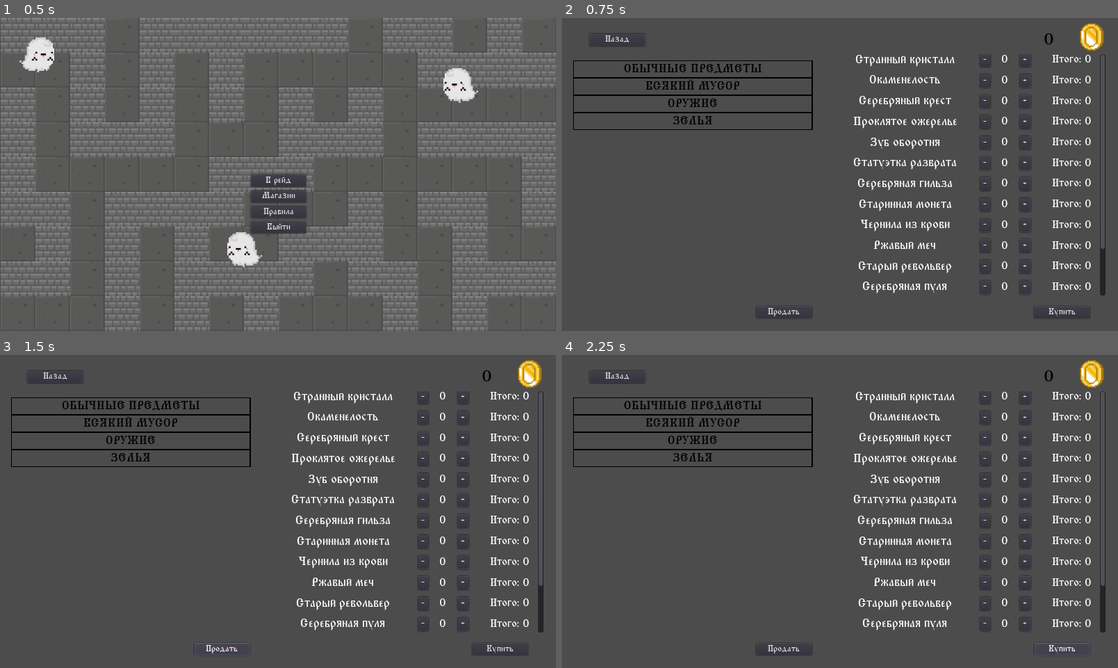
Above: before the commit, frames 1-4 (two rows, left to right).
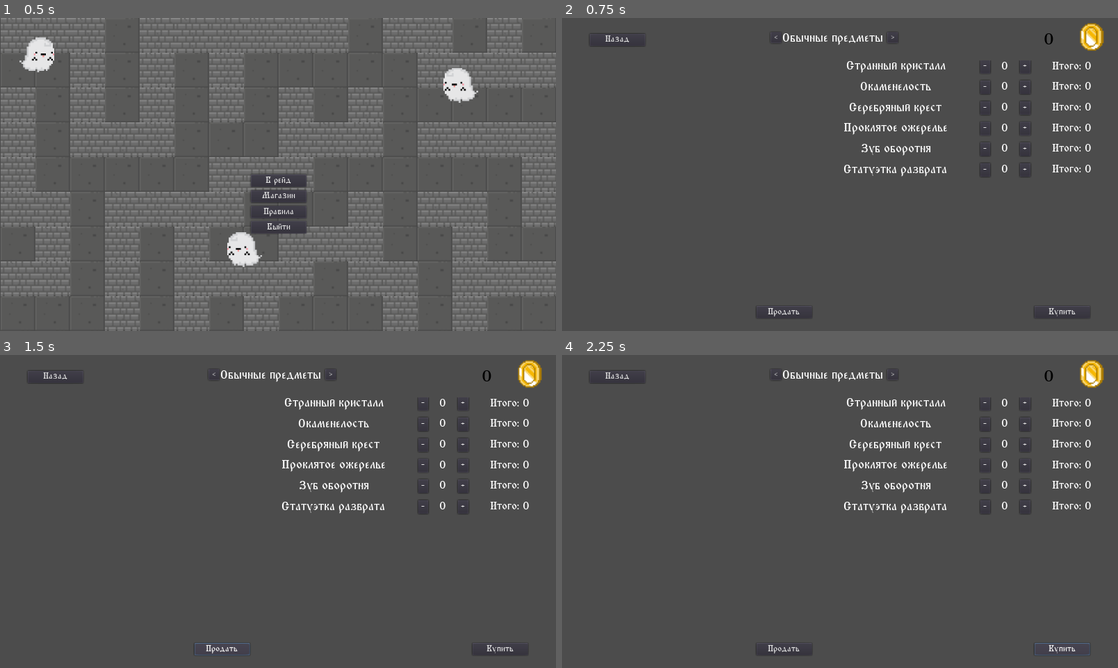
Above: after the commit, the same moments.

Repository: Fuuulkrum7/Maze_2D
Game: Godot game, scene res://Scenes/Menu.tscn
Two runs of this game, one before a commit and one after it. Both use one fixed random seed, a clock stepped at 60 frames per second and the inputs below.
Inputs:
- Up to frame 1 (0.5 s): no input
- Up to frame 2 (0.75 s): click "Магазин" at 0.5 s
- Up to frame 3 (1.5 s): click "Продать" at 1.25 s
- Up to frame 4 (2.25 s): click "Купить" at 2 s

Frame 1 is identical in both runs. In frame 2, 6.8% of the frame differs, in the area x 2-98%, y 4-89%; in frame 3, 6.8%; in frame 4, 6.8%.
Error before the commit: Invalid get index '0' (on base: 'Array'). (res://Scripts/Shop.gd:82)

Commit message:
Пофиксил баги, изменил структуру магазина

Diff:
--- a/Scenes/Shop.tscn
+++ b/Scenes/Shop.tscn
@@ -1,8 +1,9 @@
-[gd_scene load_steps=10 format=2]
+[gd_scene load_steps=11 format=2]
 
 [ext_resource path="res://Fonts/TriodPostnaja.ttf" type="DynamicFontData" id=1]
 [ext_resource path="res://Sprites/Coin.png" type="Texture" id=2]
 [ext_resource path="res://Scripts/Shop.gd" type="Script" id=3]
+[ext_resource path="res://Scenes/Type_Of_Item.tscn" type="PackedScene" id=4]
 
 [sub_resource type="DynamicFont" id=1]
 font_data = ExtResource( 1 )
@@ -77,6 +78,12 @@
 "_edit_use_anchors_": false
 }
 
+[node name="Type_Of_Item" parent="." instance=ExtResource( 4 )]
+margin_left = 406.0
+margin_top = 26.0
+margin_right = 587.0
+margin_bottom = 49.0
+
 [node name="Scroll" type="ScrollContainer" parent="."]
 margin_left = 21.0
 margin_top = 78.0
@@ -91,9 +98,9 @@
 
 [node name="Scroll2" type="ScrollContainer" parent="."]
 margin_left = 518.0
-margin_top = 66.0
+margin_top = 77.9055
 margin_right = 1002.0
-margin_bottom = 512.0
+margin_bottom = 523.906
 __meta__ = {
 "_edit_use_anchors_": false
 }
@@ -123,4 +130,5 @@
 [connection signal="pressed" from="Exit" to="." method="_on_Exit_pressed"]
 [connection signal="pressed" from="Cell" to="." method="_on_Cell_pressed"]
 [connection signal="pressed" from="Buy" to="." method="_on_Buy_pressed"]
+[connection signal="type_changed" from="Type_Of_Item" to="." method="_on_Type_Of_Item_type_changed"]
 [connection signal="price_changed" from="Scroll2/Container" to="." method="_On_Price_changed"]
--- /dev/null
+++ b/Scenes/Type_Of_Item.tscn
@@ -0,0 +1,80 @@
+[gd_scene load_steps=4 format=2]
+
+[ext_resource path="res://Fonts/TriodPostnaja.ttf" type="DynamicFontData" id=1]
+
+[sub_resource type="DynamicFont" id=1]
+size = 22
+font_data = ExtResource( 1 )
+
+[sub_resource type="GDScript" id=2]
+script/source = "extends Label
+
+var keys = {\"Обычные предметы\": \"items\",
+ \"Всякий мусор\": \"small_items\",
+ \"Оружие\": \"weapon\",
+ \"Зелья\": \"potion\",
+}
+
+var item_type = \"\"
+signal type_changed(type)
+var index = 0
+
+
+func _ready():
+	text = keys.keys()[index]
+
+
+func _on_Left_pressed():
+	if index > 0:
+		index -= 1
+	else:
+		index = len(keys) - 1
+
+	text = keys.keys()[index]
+	emit_signal(\"type_changed\", keys[text])
+
+
+func _on_Right_pressed():
+	if index < len(keys) - 1:
+		index += 1
+	else:
+		index = 0
+
+	text = keys.keys()[index]
+	emit_signal(\"type_changed\", keys[text])
+"
+
+[node name="Type_Of_Item" type="Label"]
+margin_left = -2.0
+margin_top = 1.0
+margin_right = 188.0
+margin_bottom = 24.0
+custom_fonts/font = SubResource( 1 )
+align = 1
+valign = 1
+script = SubResource( 2 )
+__meta__ = {
+"_edit_use_anchors_": false
+}
+
+[node name="Left" type="Button" parent="."]
+margin_left = -21.6632
+margin_right = -1.66324
+margin_bottom = 20.0
+text = "<"
+__meta__ = {
+"_edit_use_anchors_": false
+}
+
+[node name="Right" type="Button" parent="."]
+margin_left = 192.824
+margin_top = -0.0572586
+margin_right = 212.824
+margin_bottom = 19.9427
+text = ">"
+__meta__ = {
+"_edit_use_anchors_": false
+}
+
+[connection signal="pressed" from="Left" to="." method="_on_Left_pressed"]
+[connection signal="pressed" from="Right" to="." method="_on_Right_pressed"]
--- a/Scripts/Shop.gd
+++ b/Scripts/Shop.gd
@@ -2,51 +2,53 @@
 
 
 var current_money_for_spend = 0
-var translated_keys = {
-	"items": "Обычные предметы",
-	"small_items": "Всякий мусор",
-	"weapon": "Оружие",
-	"potion": "Зелья",
-}
+var key = ""
 
 
 func _ready():
+	key = Global.items.keys()[0]
+
+	update_items()
+
+
+func update_items():
 	# Загружаем сцену с самим предметом
 	var Celler = load("res://Scenes/Cell_Items.tscn")
-	var Category = load("res://Scenes/Category.tscn")
 	var item = null
 
-	# перебираем ключи в инвентаре
-	for key in Global.inventory.keys():
-		var type = Category.instance()
-		type.get_child(0).text = translated_keys[key]
-		$Scroll/Container.add_child(type)
-		# перебираем предметы по ключу
-		for i in Global.inventory[key].keys():
-			# добавляем товар в магазин
-			item = Celler.instance()
+	# перебираем предметы по ключу
+	for i in Global.inventory[key].keys():
+		# добавляем товар в магазин
+		item = Celler.instance()
 
-			# выставляем все требуемые параметры
-			item.text = i
-			item.items_number = Global.inventory[key][i]
-			item.price = Global.items[key][i]
+		# выставляем все требуемые параметры
+		item.text = i
+		item.items_number = Global.inventory[key][i]
+		item.price = Global.items[key][i]
 
-			# добавляе товар на саму сцену магазина
-			$Scroll/Container.add_child(item)
+		# добавляе товар на саму сцену магазина
+		$Scroll/Container.add_child(item)
 
-	for key in Global.items.keys():
-		# перебираем все возможные предметы
-		for i in Global.items[key].keys():
-			# добавляем товар
-			item = Celler.instance()
+	# перебираем все возможные предметы
+	for i in Global.items[key].keys():
+		# добавляем товар
+		item = Celler.instance()
 
-			# выводим всю нужную инфу
-			item.text = i
-			item.items_number = 100
-			item.price = Global.items[key][i]
+		# выводим всю нужную инфу
+		item.text = i
+		item.items_number = 100
+		item.price = Global.items[key][i]
 
-			# добавляем на сцену товар
-			$Scroll2/Container.add_child(item)
+		# добавляем на сцену товар
+		$Scroll2/Container.add_child(item)
+
+
+func clear_items():
+	for i in $Scroll/Container.get_children():
+		$Scroll/Container.remove_child(i)
+
+	for i in $Scroll2/Container.get_children():
+		$Scroll2/Container.remove_child(i)
 
 
 # обработка нажатия на кнопку выхода
@@ -59,29 +61,10 @@
 	# число удаленных предметов
 	var deleted_items = 0
 
-	# все ключи и тд, и тп. Ща все объясню
-	var all_keys = Global.inventory.keys()
-	# текущий ключ
-	var key = all_keys[0]
-	# число предметов конкретно сейчас с этим ключом
-	var count = len(Global.inventory[key])
-
 	# перебираем предметы в магазине (для продажи)
 	for i in range($Scroll/Container.get_child_count()):
 		# получаем узел
 		var node = $Scroll/Container.get_child(i - deleted_items)
-
-		# короче, схема такая
-		# пока число предметов в инвентаре <= чем текущий индекс предмета
-		# меняем ключи и добавляем к числу элементов новое по ключу
-		# короче, это алгоритм смены ключи
-		while count <= i:
-			# удаляем текущий ключ
-			all_keys.remove(0)
-			# выбираем следующий
-			key = all_keys[0]
-			# добавляем к числу предметов
-			count += Global.inventory[key].size()
 
 		# добавляем к денюшкам игрока ещё денег (число предметов на их стоимость)
 		Global.money += node.price * node.current_items
@@ -113,18 +96,8 @@
 	# обнуляем деньги, которые будут потрачены
 	current_money_for_spend = 0
 
-	var all_keys = Global.items.keys()
-	var key = all_keys[0]
-	var count = len(Global.items[key])
-	var index = 0
-
 	for i in range($Scroll2/Container.get_child_count()):
 		var node = $Scroll2/Container.get_child(i)
-
-		if count < i + 1:
-			index += 1
-			key = all_keys[index]
-			count += len(Global.items[key])
 
 		var price = Global.items[key][node.text]
 		Global.money -= price * node.current_items
@@ -164,3 +137,10 @@
 		item.current_items -= 1
 		item.get_child(2).text = str(item.current_items)
 		item.get_child(3).text = "Итого" + str(item.current_items * item.price)
+
+
+func _on_Type_Of_Item_type_changed(new_key):
+	key = new_key
+
+	clear_items()
+	update_items()
